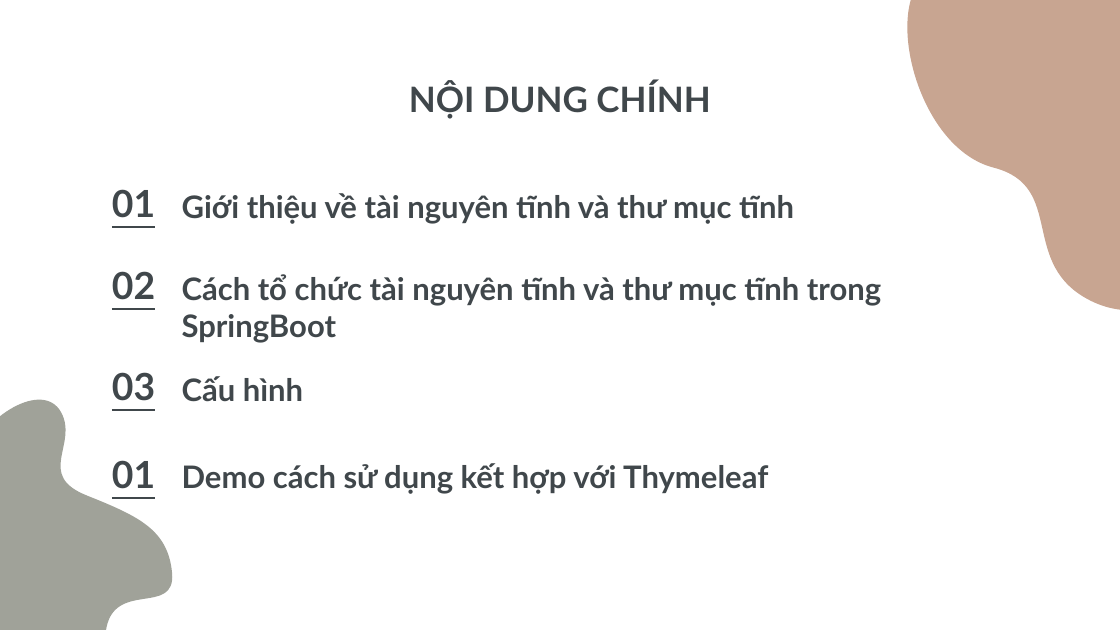
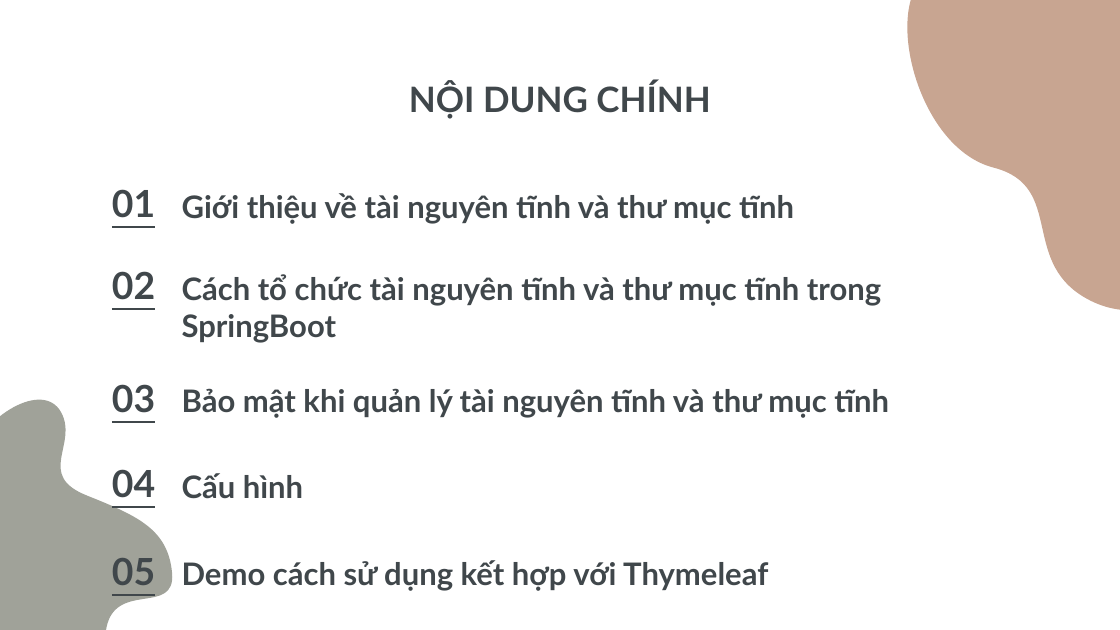
Before and after one commit to VoVanDuc20110635/CongNghePhanMemMoi, a slide deck: slide 2 of Nhom1_QuanLyTaiNguyenTinhVaThuMucTinhTrongSpringBoot.pptx. Drawn at 1120x630 pixels with LibreOffice and Linux fonts; fonts in the diff are those of the drawing. Boxes give left, top, right and bottom in pixels: in the first picture for what was removed or moved away, otherwise in the second. Text is boxed around its words. In the diff, an @@ line names an element or a change of style, - is before the commit and + after.

Commit message:
update ppt and upload file

```diff
--- a/Nhom1_QuanLyTaiNguyenTinhVaThuMucTinhTrongSpringBoot.pptx
+++ b/Nhom1_QuanLyTaiNguyenTinhVaThuMucTinhTrongSpringBoot.pptx
@@ title "03": place and size @@
-title "03" at (112, 372, 155, 401)
+title "03" at (112, 384, 155, 413)
@@ subtitle added at (182, 388, 889, 418), 26.7 pt, text #40474B, bold @@
+Bảo mật khi quản lý tài nguyên tĩnh và thư mục tĩnh
@@ title added at (112, 469, 155, 498), 32 pt, text #40474B, bold, underline @@
+04
@@ subtitle "Cấu hình": place and size @@
-subtitle "Cấu hình" at (182, 376, 303, 402)
+subtitle "Cấu hình" at (182, 473, 303, 499)
@@ title at (112, 558, 155, 585): text changed @@
-01
+05
@@ subtitle "Demo cách sử dụng kết ...": place and size @@
-subtitle "Demo cách sử dụng kết ..." at (182, 463, 768, 494)
+subtitle "Demo cách sử dụng kết ..." at (182, 560, 768, 591)
```
Also in this commit, not shown: 8 other slides changed, 2 slides added.
